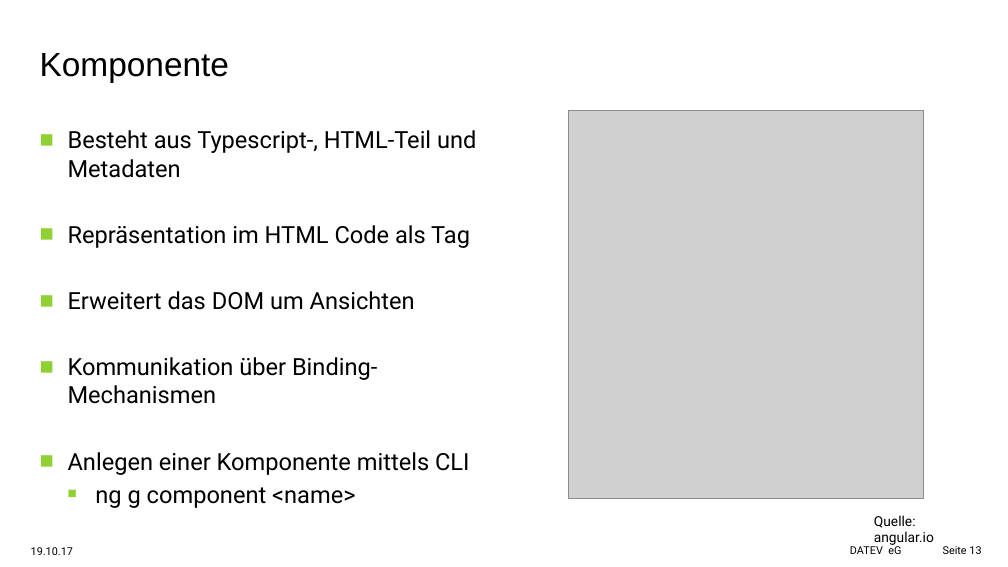
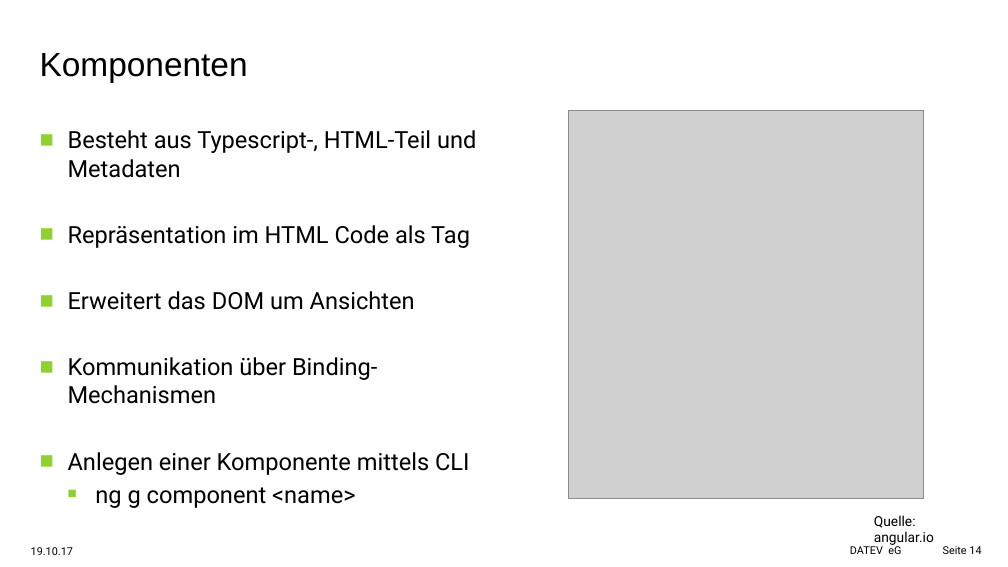
Before and after one commit to aawada78/angular-workshop, a slide deck: slide 14 of docs/Angular-Workshop-20.10.pptx (slide 13 before the commit). Drawn at 1008x567 pixels with LibreOffice and Linux fonts; fonts in the diff are those of the drawing; grey boxes stand for pictures; background and template pictures are left out. Boxes give left, top, right and bottom in pixels: in the first picture for what was removed or moved away, otherwise in the second. Text is boxed around its words. In the diff, an @@ line names an element or a change of style, - is before the commit and + after.

```diff
--- a/docs/Angular-Workshop-20.10.pptx
+++ b/docs/Angular-Workshop-20.10.pptx
@@ title at [40, 53, 248, 82]: text changed @@
-Komponente
+Komponenten
@@ page number at [943, 546, 981, 554]: text changed @@
-Seite 13
+Seite 14
```
Also in this commit, not shown: 11 other slides changed, 3 slides added, 6 other files.
